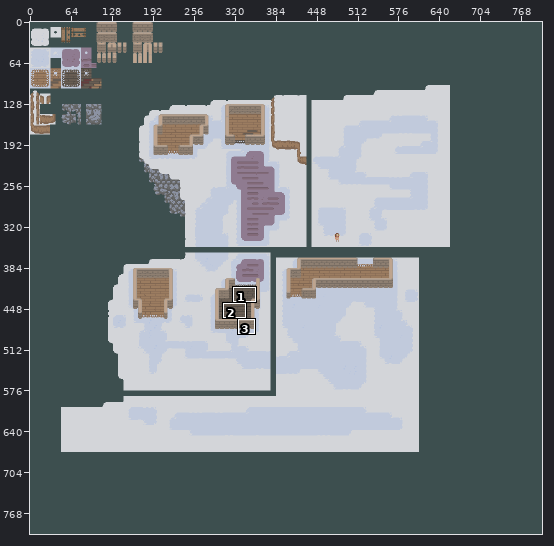
Two versions of one pixel-art file, rughai/tiles/RughaiHub.ase. Above: a wide view before the commit, with the close-up outlined.
Close-up. Earlier state:
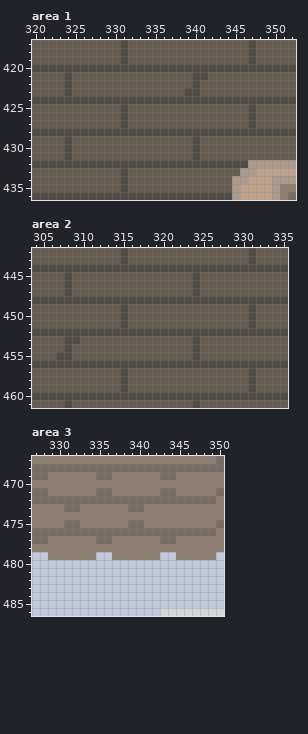
800x800 pixels, 1 frame. Shown: area 1: x 320..352, y 417..436; area 2: x 304..335, y 442..461; area 3: x 327..350, y 467..486. The commit also changed other parts of the picture, which this record leaves out.
After the commit:
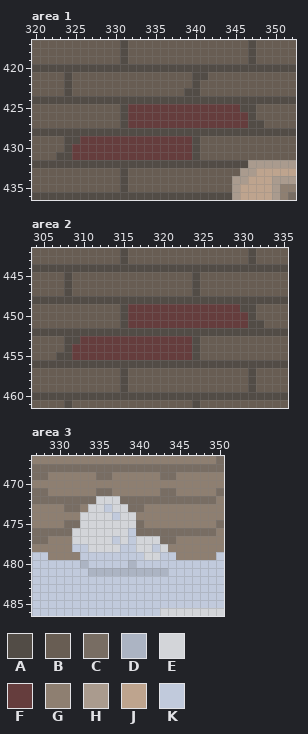
Palette (. is transparent): A #524c46  B #685d53  C #786d63  D #acb4c3  E #d3d5d9  F #653d3d  G #8e7f71  H #aa9b8e  J #bea48e  K #c1cadc
Changes in this commit:
layer "snow ornaments" added
--- area 1, layer "map"
@@ x 320..352 @@
 424 AAAAAAAAAAAAAAAAAAAAAAAAAAAAAAAAA
-425 BBBBBBBBBBBABBBBBBBBBBBBBBBABBBBB
-426 BBBBBBBBBBBABBBBBBBBBBBBBBBABBBBB
-427 BBBBBBBBBBBABBBBBBBBBBBBBBBABBBBB
+425 BBBBBBBBBBBAFFFFFFFFFFFFFFAABBBBB
+426 BBBBBBBBBBBAFFFFFFFFFFFFFFFABBBBB
+427 BBBBBBBBBBBAFFFFFFFFFFFFFFFAABBBB
 428 AAAAAAAAAAAAAAAAAAAAAAAAAAAAAAAAA
-429 BBBBABBBBBBBBBBBBBBBABBBBBBBBBBBB
-430 BBBBABBBBBBBBBBBBBBBABBBBBBBBBBBB
-431 BBBBABBBBBBBBBBBBBBBABBBBBBBBBBBB
+429 BBBBAAFFFFFFFFFFFFFFABBBBBBBBBBBB
+430 BBBBAFFFFFFFFFFFFFFFABBBBBBBBBBBB
+431 BBBAAFFFFFFFFFFFFFFFABBBBBBBBBBBB
 432 AAAAAAAAAAAAAAAAAAAAAAAAAAAHHHHHH
--- area 2, layer "map"
@@ x 304..335 @@
 448 AAAAAAAAAAAAAAAAAAAAAAAAAAAAAAAA
-449 BBBBBBBBBBBABBBBBBBBBBBBBBBABBBB
-450 BBBBBBBBBBBABBBBBBBBBBBBBBBABBBB
-451 BBBBBBBBBBBABBBBBBBBBBBBBBBABBBB
+449 BBBBBBBBBBBAFFFFFFFFFFFFFFAABBBB
+450 BBBBBBBBBBBAFFFFFFFFFFFFFFFABBBB
+451 BBBBBBBBBBBAFFFFFFFFFFFFFFFAABBB
 452 AAAAAAAAAAAAAAAAAAAAAAAAAAAAAAAA
-453 BBBBAABBBBBBBBBBBBBBABBBBBBBBBBB
-454 BBBBABBBBBBBBBBBBBBBABBBBBBBBBBB
-455 BBBAABBBBBBBBBBBBBBBABBBBBBBBBBB
+453 BBBBAAFFFFFFFFFFFFFFABBBBBBBBBBB
+454 BBBBAFFFFFFFFFFFFFFFABBBBBBBBBBB
+455 BBBAAFFFFFFFFFFFFFFFABBBBBBBBBBB
 456 AAAAAAAAAAAAAAAAAAAAAAAAAAAAAAAA
--- area 3, layer "snow ornaments"
@@ x 330..345 @@
 471 GGGGGCCGGGGGGCCG
-472 CCCCCCCCCCCCCCCC
-473 GCCGGGGGGCCGGGGG
-474 GGGGGGGGGGGGGGGG
-475 GCCGGGGGGCCGGGGG
-476 CCCCCCCCCCCCCCCC
-477 GGGGGCCGGGGGGCCG
-478 GGGGGGGGGGGGGGGG
-479 GGGGGKKGGGGGGKKG
-480 KKKKKKKKKKKKKKKK
-481 KKKKKKKKKKKKKKKK
+472 CCCCCEEECCCCCCCC
+473 GCCGEEKEECCGGGGG
+474 GGGEEEEKEEGGGGGG
+475 GCCEEEEEEECGGGGG
+476 CCEEEEEEEKCCCCCC
+477 GGEEEEEKEKEEECCG
+478 GGKKEEEEKKEEKEGG
+479 GGGKKKKKKKKEEKKG
+480 KKKDKKKKKDKKKKKK
+481 KKKKDDDDDDDDDDKK
 482 KKKKKKKKKKKKKKKK
Where, in picture pixels (left, top, right, bottom), the same in both close-ups:
changed: (56, 104, 264, 160)
changed: (72, 304, 264, 360)
changed: (72, 496, 168, 576)
